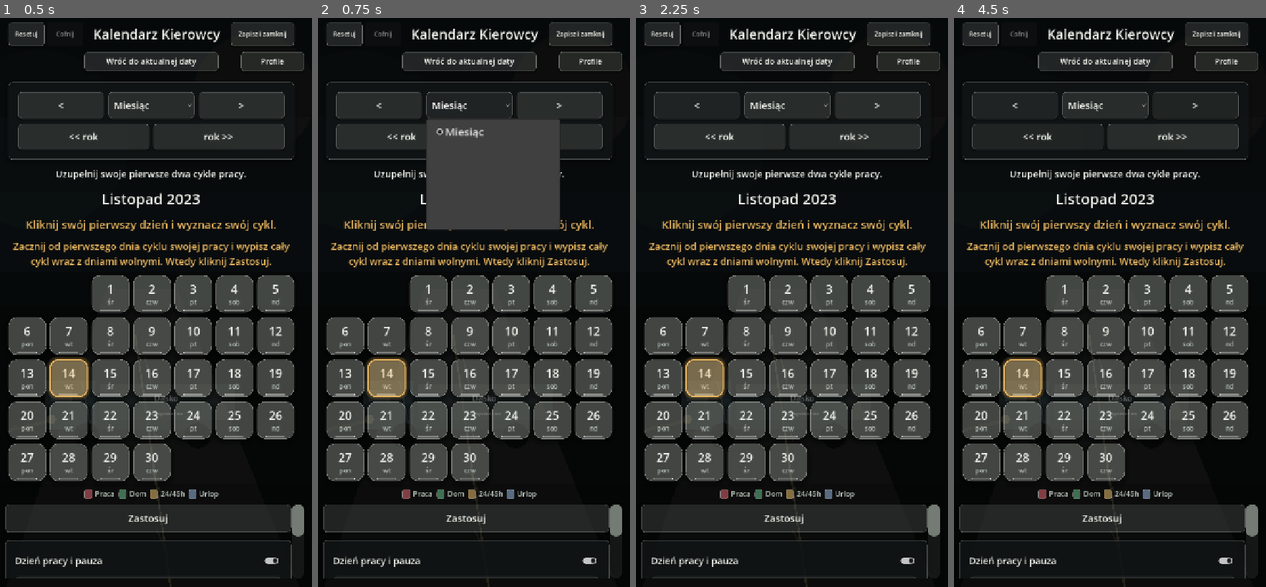
Above: before the commit, frames 1-4 (left to right).
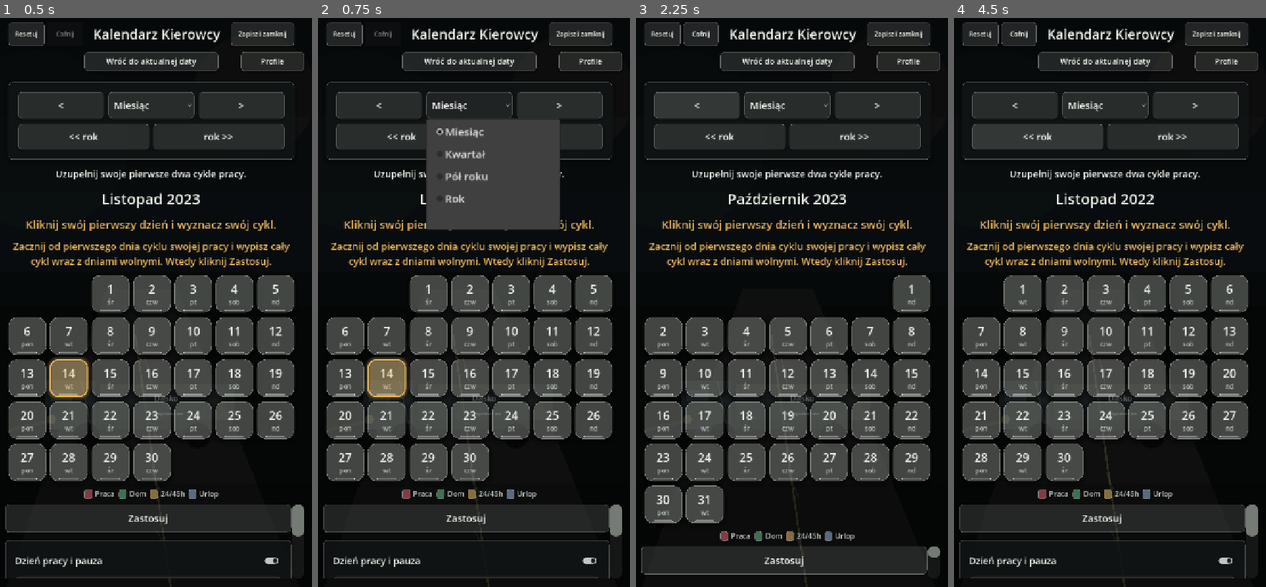
Above: after the commit, the same moments.

Repository: ElKlient/IDOL-Genesis
Game: Godot game, scene res://scenes/main.tscn
Two runs of this game, one before a commit and one after it. Both use one fixed random seed, a clock stepped at 60 frames per second and the inputs below.
Inputs (mouse positions are in pixels of both pictures, inside the frame that each line leads up to):
- Up to frame 1 (0.5 s): no input
- Up to frame 2 (0.75 s): click "Miesiąc" at 0.5 s
- Up to frame 3 (2.25 s): click "Zapisz i zamknij" at 1.25 s; click "<" at 2 s
- Up to frame 4 (4.5 s): click (1019, 35) at 2.75 s, where only the run after the commit has a clickable "Cofnij"; click ">" at 3.5 s; click "<< rok" at 4.25 s

Frame 1 is identical in both runs. In frame 2, 0.3% of the frame differs, in the area x 40-55%, y 23-33%; in frame 3, 15%, in the area x 1-98%, y 0-99%; in frame 4, 3.2%.

Commit message:
Restore calendar range navigation

Diff:
--- a/scripts/main.gd
+++ b/scripts/main.gd
@@ -19,7 +19,7 @@
 ]
 const WEEKDAY_SHORT_TILE := ["pon", "wt", "śr", "czw", "pt", "sob", "nd"]
 const WEEKDAY_NAMES := ["Poniedziałek", "Wtorek", "Środa", "Czwartek", "Piątek", "Sobota", "Niedziela"]
-const RANGE_LABELS := ["Miesiąc"]
+const RANGE_LABELS := ["Miesiąc", "Kwartał", "Pół roku", "Rok"]
 
 const COLOR_PANEL := Color(0.070, 0.085, 0.087, 0.82)
 const COLOR_PANEL_SOFT := Color(0.105, 0.120, 0.116, 0.76)
@@ -2640,6 +2640,16 @@
 
 
 func _range_months() -> int:
+	if range_option == null:
+		return 1
+
+	match range_option.selected:
+		1:
+			return 3
+		2:
+			return 6
+		3:
+			return 12
 	return 1
 
 
@@ -2647,7 +2657,7 @@
 	match _range_months():
 		12:
 			return 56
-		3, 4:
+		3, 6:
 			return 70
 	return 84
 
@@ -2656,7 +2666,7 @@
 	match _range_months():
 		12:
 			return 17
-		3, 4:
+		3, 6:
 			return 22
 	return 26
 
@@ -2665,7 +2675,7 @@
 	match _range_months():
 		12:
 			return 9
-		3, 4:
+		3, 6:
 			return 12
 	return 14
 
@@ -2674,7 +2684,7 @@
 	match _range_months():
 		12:
 			return 8
-		3, 4:
+		3, 6:
 			return 10
 	return 11
 
@@ -2862,7 +2872,7 @@
 
 
 func _option_change_was_scroll(option: OptionButton, index: int) -> bool:
-	if not _tap_is_blocked():
+	if not touch_drag_cancelled:
 		option.set_meta("last_selected", index)
 		return false
 
@@ -2916,7 +2926,6 @@
 	button.pressed.connect(func() -> void:
 		_run_navigation_button_action_for_button(button, action)
 	)
-	button.gui_input.connect(_handle_navigation_button_input.bind(button, action))
 
 
 func _prepare_calendar_drag_blocker(control: Control) -> void:
@@ -3069,8 +3078,6 @@
 
 
 func _run_navigation_button_action_for_button(button: BaseButton, action: Callable) -> void:
-	if touch_drag_cancelled:
-		return
 	if not is_instance_valid(button):
 		return
 
@@ -3317,20 +3324,12 @@
 
 
 func _navigation_action_allowed() -> bool:
-	if touch_drag_cancelled:
-		navigation_action_unlock_msec = -10000
-		return false
-
 	var elapsed_msec := int(Time.get_ticks_msec()) - navigation_action_unlock_msec
 	navigation_action_unlock_msec = -10000
 	return elapsed_msec >= 0 and elapsed_msec <= TAP_BLOCK_AFTER_DRAG_MS
 
 
 func _navigation_button_action_allowed() -> bool:
-	if calendar_only_mode:
-		navigation_action_unlock_msec = -10000
-		return false
-
 	if not navigation_button_action_active:
 		navigation_action_unlock_msec = -10000
 		return false
@@ -3703,9 +3702,7 @@
 		return
 
 	_capture_undo_state()
-	var previous := _previous_month(current_year, current_month)
-	current_year = int(previous["year"])
-	current_month = int(previous["month"])
+	_shift_current_month(-_navigation_step_months())
 	_accept_calendar_page()
 	_rebuild_calendar()
 	_save_settings_to_disk()
@@ -3727,9 +3724,7 @@
 		return
 
 	_capture_undo_state()
-	var next := _next_month(current_year, current_month)
-	current_year = int(next["year"])
-	current_month = int(next["month"])
+	_shift_current_month(_navigation_step_months())
 	_accept_calendar_page()
 	_rebuild_calendar()
 	_save_settings_to_disk()
@@ -3762,6 +3757,23 @@
 	_save_settings_to_disk()
 
 
+func _navigation_step_months() -> int:
+	var month_count := _range_months()
+	if month_count >= 12:
+		return 12
+	return maxi(month_count, 1)
+
+
+func _shift_current_month(month_delta: int) -> void:
+	current_month += month_delta
+	while current_month < 1:
+		current_month += 12
+		current_year -= 1
+	while current_month > 12:
+		current_month -= 12
+		current_year += 1
+
+
 func _previous_month(year: int, month: int) -> Dictionary:
 	month -= 1
 	if month < 1:
